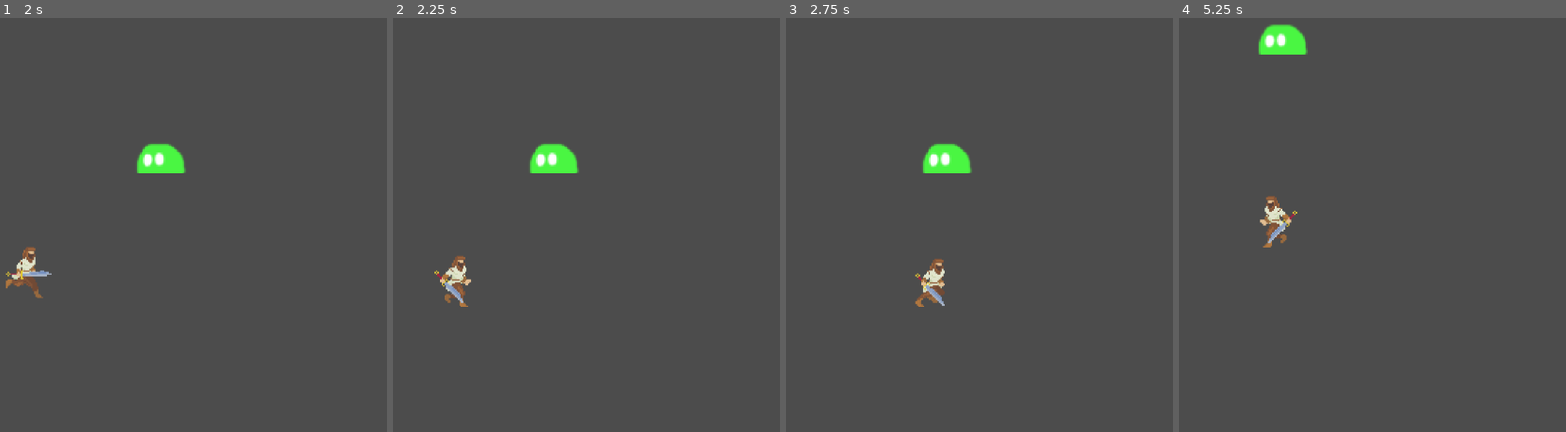
Above: before the commit, frames 1-4 (left to right).
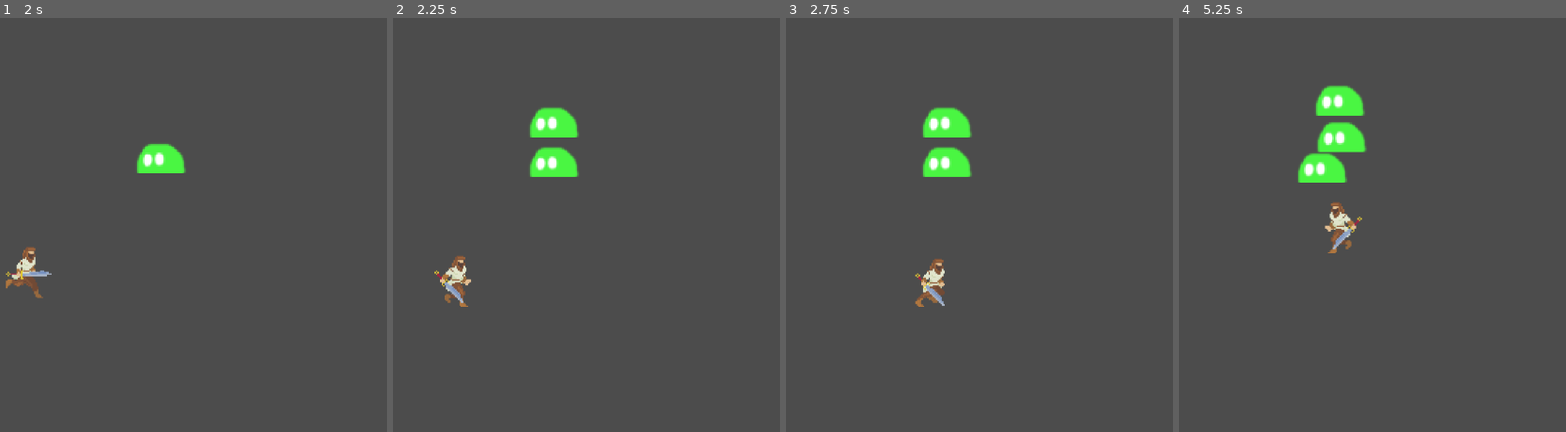
Above: after the commit, the same moments.

Repository: Russdaddy/battler
Game: Godot game, scene res://main.tscn
The game is run twice, just before and just after one commit, with the same random seed, the same clock (stepped at 60 frames per second) and the same inputs.
Inputs:
- Up to frame 1 (2 s): hold Right (ui_right) 0.53-1.28 s; hold Space (charge) 0.53-1.28 s; tap Enter at 1.25 s; hold Down (ui_down) from 1.28 s (still down); tap Space (charge) at 1.35 s
- Up to frame 2 (2.25 s): release Down (ui_down) at 2.03 s; hold Right (ui_right) from 2.03 s (still down); hold Space (charge) from 2.03 s (still down)
- Up to frame 3 (2.75 s): keep holding Right (ui_right); keep holding Space (charge)
- Up to frame 4 (5.25 s): release Right (ui_right) at 2.78 s; release Space (charge) at 2.78 s; hold Up (ui_up) 2.78-3.53 s; tap Space (charge) at 2.85, 4.35 s; hold Space (charge) 3.53-4.28 s; hold Left (ui_left) 3.53-5.03 s; hold Down (ui_down) from 5.03 s (still down); hold Space (charge) from 5.03 s (still down)

Frame 1 is identical in both runs. In frame 2, 1.3% of the frame differs, in the area x 35-49%, y 21-39%; in frame 3, 1.3%; in frame 4, 4.3%, in the area x 20-49%, y 1-57%.

Commit message:
added todo document, spawn timer now respects frame deltas

Diff:
--- a/main.tscn
+++ b/main.tscn
@@ -33,122 +33,122 @@
 atlas = ExtResource( 6 )
 region = Rect2( 300, 0, 100, 113 )
 
-[sub_resource type="AtlasTexture" id=6]
+[sub_resource type="AtlasTexture" id=7]
+flags = 4
+atlas = ExtResource( 9 )
+region = Rect2( 0, 0, 100, 113 )
+
+[sub_resource type="AtlasTexture" id=8]
+flags = 4
+atlas = ExtResource( 9 )
+region = Rect2( 100, 0, 100, 113 )
+
+[sub_resource type="AtlasTexture" id=9]
+flags = 4
+atlas = ExtResource( 9 )
+region = Rect2( 200, 0, 100, 113 )
+
+[sub_resource type="AtlasTexture" id=10]
+flags = 4
+atlas = ExtResource( 9 )
+region = Rect2( 300, 0, 100, 113 )
+
+[sub_resource type="AtlasTexture" id=11]
+flags = 4
+atlas = ExtResource( 9 )
+region = Rect2( 400, 0, 100, 113 )
+
+[sub_resource type="AtlasTexture" id=12]
+flags = 4
+atlas = ExtResource( 9 )
+region = Rect2( 500, 0, 100, 113 )
+
+[sub_resource type="AtlasTexture" id=13]
+flags = 4
+atlas = ExtResource( 9 )
+region = Rect2( 600, 0, 100, 113 )
+
+[sub_resource type="AtlasTexture" id=14]
+flags = 4
+atlas = ExtResource( 9 )
+region = Rect2( 700, 0, 100, 113 )
+
+[sub_resource type="AtlasTexture" id=15]
+flags = 4
+atlas = ExtResource( 8 )
+region = Rect2( 0, 0, 100, 113 )
+
+[sub_resource type="AtlasTexture" id=16]
+flags = 4
+atlas = ExtResource( 8 )
+region = Rect2( 100, 0, 100, 113 )
+
+[sub_resource type="AtlasTexture" id=17]
+flags = 4
+atlas = ExtResource( 8 )
+region = Rect2( 200, 0, 100, 113 )
+
+[sub_resource type="AtlasTexture" id=18]
+flags = 4
+atlas = ExtResource( 8 )
+region = Rect2( 300, 0, 100, 113 )
+
+[sub_resource type="AtlasTexture" id=19]
 flags = 4
 atlas = ExtResource( 7 )
 region = Rect2( 0, 0, 100, 113 )
 
-[sub_resource type="AtlasTexture" id=7]
+[sub_resource type="AtlasTexture" id=20]
 flags = 4
 atlas = ExtResource( 7 )
 region = Rect2( 100, 0, 100, 113 )
 
-[sub_resource type="AtlasTexture" id=8]
+[sub_resource type="AtlasTexture" id=21]
 flags = 4
 atlas = ExtResource( 7 )
 region = Rect2( 200, 0, 100, 113 )
 
-[sub_resource type="AtlasTexture" id=9]
+[sub_resource type="AtlasTexture" id=22]
 flags = 4
 atlas = ExtResource( 7 )
 region = Rect2( 300, 0, 100, 113 )
 
-[sub_resource type="AtlasTexture" id=10]
-flags = 4
-atlas = ExtResource( 8 )
-region = Rect2( 0, 0, 100, 113 )
-
-[sub_resource type="AtlasTexture" id=11]
-flags = 4
-atlas = ExtResource( 8 )
-region = Rect2( 100, 0, 100, 113 )
-
-[sub_resource type="AtlasTexture" id=12]
-flags = 4
-atlas = ExtResource( 8 )
-region = Rect2( 200, 0, 100, 113 )
-
-[sub_resource type="AtlasTexture" id=13]
-flags = 4
-atlas = ExtResource( 8 )
-region = Rect2( 300, 0, 100, 113 )
-
-[sub_resource type="AtlasTexture" id=14]
+[sub_resource type="AtlasTexture" id=23]
 flags = 4
 atlas = ExtResource( 2 )
 region = Rect2( 0, 0, 100, 113 )
 
-[sub_resource type="AtlasTexture" id=15]
+[sub_resource type="AtlasTexture" id=24]
 flags = 4
 atlas = ExtResource( 2 )
 region = Rect2( 100, 0, 100, 113 )
 
-[sub_resource type="AtlasTexture" id=16]
-flags = 4
-atlas = ExtResource( 9 )
-region = Rect2( 0, 0, 100, 113 )
-
-[sub_resource type="AtlasTexture" id=17]
-flags = 4
-atlas = ExtResource( 9 )
-region = Rect2( 100, 0, 100, 113 )
-
-[sub_resource type="AtlasTexture" id=18]
-flags = 4
-atlas = ExtResource( 9 )
-region = Rect2( 200, 0, 100, 113 )
-
-[sub_resource type="AtlasTexture" id=19]
-flags = 4
-atlas = ExtResource( 9 )
-region = Rect2( 300, 0, 100, 113 )
-
-[sub_resource type="AtlasTexture" id=20]
-flags = 4
-atlas = ExtResource( 9 )
-region = Rect2( 400, 0, 100, 113 )
-
-[sub_resource type="AtlasTexture" id=21]
-flags = 4
-atlas = ExtResource( 9 )
-region = Rect2( 500, 0, 100, 113 )
-
-[sub_resource type="AtlasTexture" id=22]
-flags = 4
-atlas = ExtResource( 9 )
-region = Rect2( 600, 0, 100, 113 )
-
-[sub_resource type="AtlasTexture" id=23]
-flags = 4
-atlas = ExtResource( 9 )
-region = Rect2( 700, 0, 100, 113 )
-
-[sub_resource type="SpriteFrames" id=24]
+[sub_resource type="SpriteFrames" id=25]
 animations = [ {
 "frames": [ SubResource( 2 ), SubResource( 3 ), SubResource( 4 ), SubResource( 5 ) ],
 "loop": true,
 "name": "default",
 "speed": 8.0
 }, {
-"frames": [ SubResource( 6 ), SubResource( 7 ), SubResource( 8 ), SubResource( 9 ) ],
+"frames": [ SubResource( 7 ), SubResource( 8 ), SubResource( 9 ), SubResource( 10 ), SubResource( 11 ), SubResource( 12 ), SubResource( 13 ), SubResource( 14 ) ],
+"loop": true,
+"name": "run",
+"speed": 18.0
+}, {
+"frames": [ SubResource( 15 ), SubResource( 16 ), SubResource( 17 ), SubResource( 18 ) ],
+"loop": false,
+"name": "attack",
+"speed": 12.0
+}, {
+"frames": [ SubResource( 19 ), SubResource( 20 ), SubResource( 21 ), SubResource( 22 ) ],
 "loop": true,
 "name": "charging",
 "speed": 5.0
 }, {
-"frames": [ SubResource( 10 ), SubResource( 11 ), SubResource( 12 ), SubResource( 13 ) ],
-"loop": false,
-"name": "attack",
-"speed": 12.0
-}, {
-"frames": [ SubResource( 14 ), SubResource( 15 ) ],
+"frames": [ SubResource( 23 ), SubResource( 24 ) ],
 "loop": false,
 "name": "attack_quick",
 "speed": 10.0
-}, {
-"frames": [ SubResource( 16 ), SubResource( 17 ), SubResource( 18 ), SubResource( 19 ), SubResource( 20 ), SubResource( 21 ), SubResource( 22 ), SubResource( 23 ) ],
-"loop": true,
-"name": "run",
-"speed": 18.0
 } ]
 
 [node name="Main" type="Node2D"]
@@ -159,10 +159,10 @@
 script = ExtResource( 3 )
 
 [node name="playerCollider" type="CollisionShape2D" parent="player"]
-shape = SubResource( 1 )
+shape = SubResource( 6 )
 
 [node name="AnimatedSprite" type="AnimatedSprite" parent="player"]
 position = Vector2( -8.00903, -8.009 )
-frames = SubResource( 24 )
+frames = SubResource( 25 )
 animation = "attack_quick"
 script = ExtResource( 1 )
--- a/scripts/main/main.gd
+++ b/scripts/main/main.gd
@@ -1,7 +1,7 @@
 extends Node2D
 
 var Slime = preload("res://Slime.tscn")
-export var slime_timer = 500
+export var slime_timer = 20
 
 # Called when the node enters the scene tree for the first time.
 func _ready():
@@ -10,8 +10,9 @@
 # Called every frame. 'delta' is the elapsed time since the previous frame.
 func _process(delta):
 	if slime_timer > 0:
-		slime_timer-=1
+		print(delta)
+		slime_timer-=10 * delta
 	else:
 		var slime = Slime.instance()
 		add_child(slime)
-		slime_timer = 500
+		slime_timer = 20
--- a/scripts/slime/slime.gd
+++ b/scripts/slime/slime.gd
@@ -43,7 +43,6 @@
 
 func handle_death():
 	if int(velocity.x) == 0 && int(velocity.y) == 0 && (dead == true):
-		print('doing')
 		self.queue_free()
 
 func _physics_process(delta):
Not shown: 1 places in main.tscn that only renumber resources
Not shown, added: todo.txt
